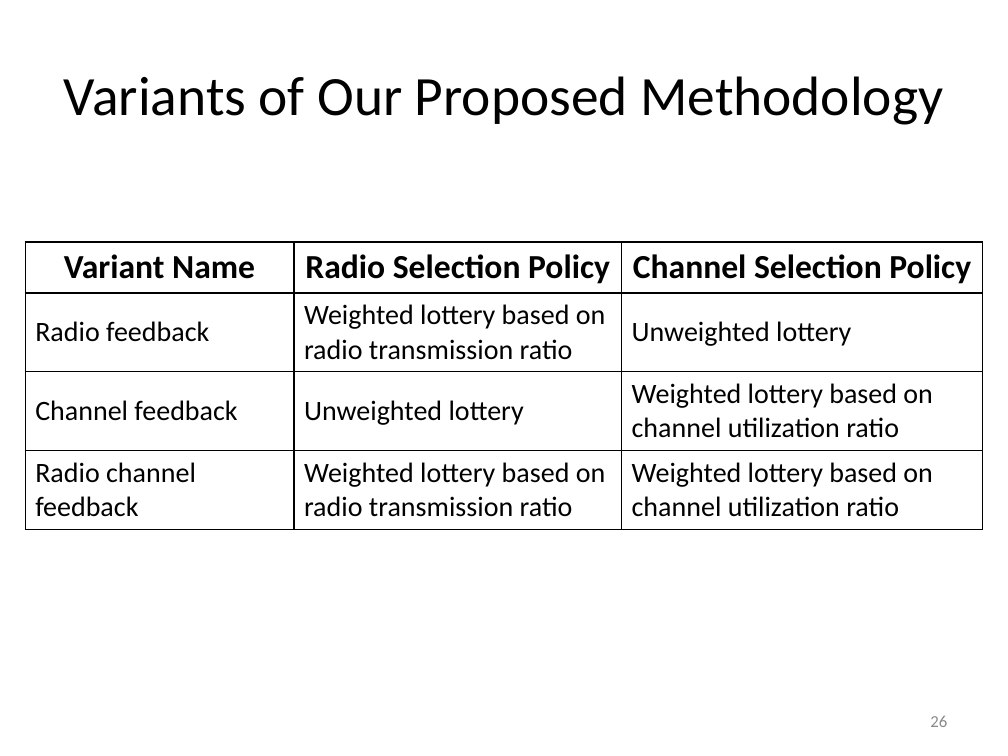
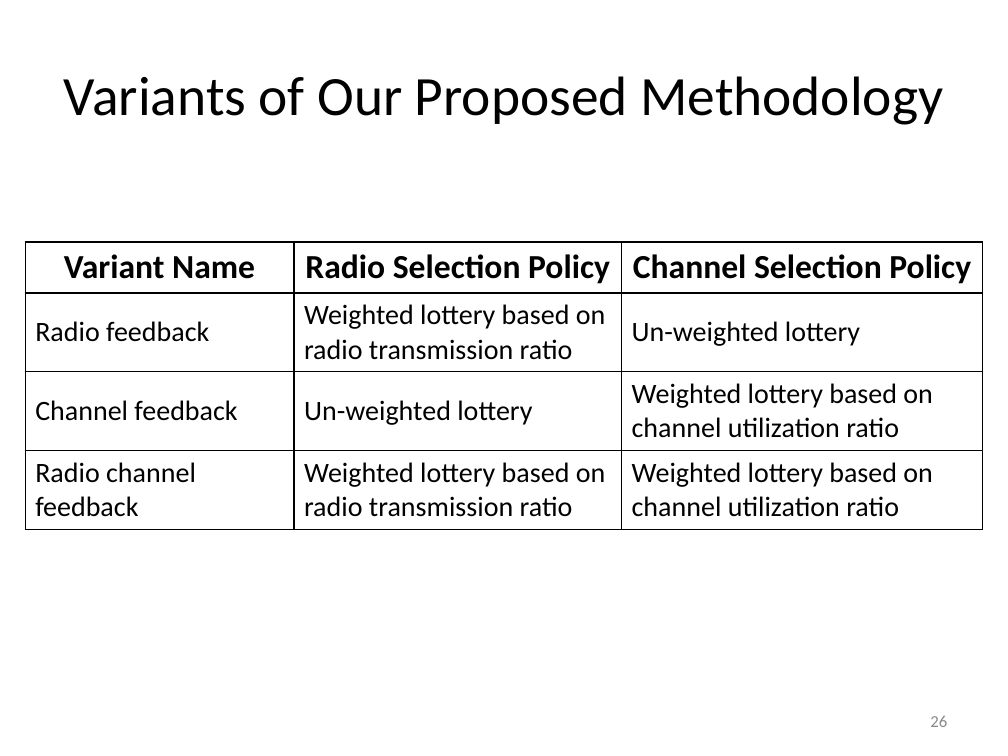
Before and after one commit to takhandipu/MSThesisPresentation, a slide deck: slide 26 of draft.pptx. Drawn at 1008x756 pixels with LibreOffice and Linux fonts; fonts in the diff are those of the drawing. Boxes give left, top, right and bottom in pixels: in the first picture for what was removed or moved away, otherwise in the second. Text is boxed around its words. In the diff, an @@ line names an element or a change of style, - is before the commit and + after.

```diff
--- a/draft.pptx
+++ b/draft.pptx
@@ table at [25, 242, 983, 524] @@
-row 2, column 3: Unweighted lottery
+row 2, column 3: Un-weighted lottery
-row 3, column 2: Unweighted lottery
+row 3, column 2: Un-weighted lottery
```
Also in this commit, not shown: 17 other slides changed, 1 slide added, 1 other file.
